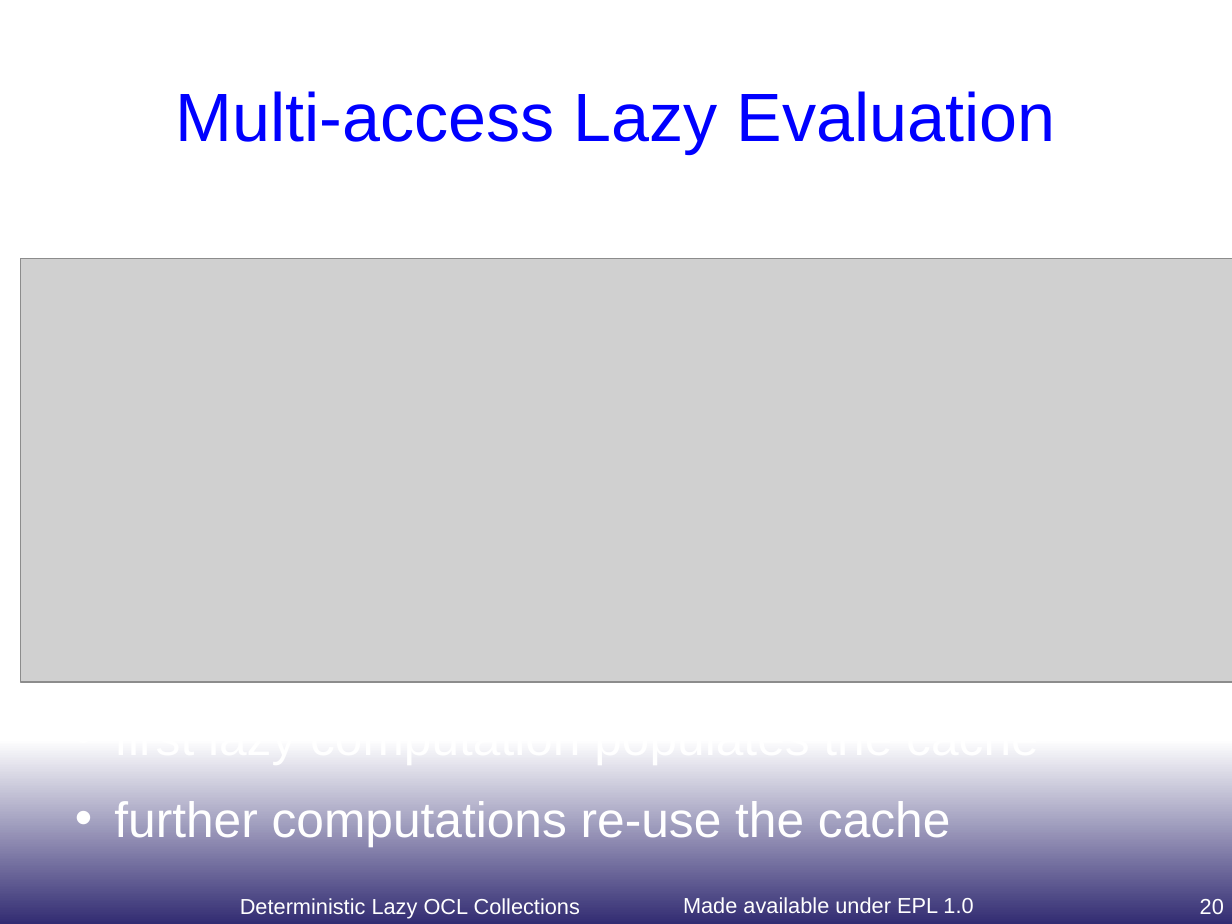
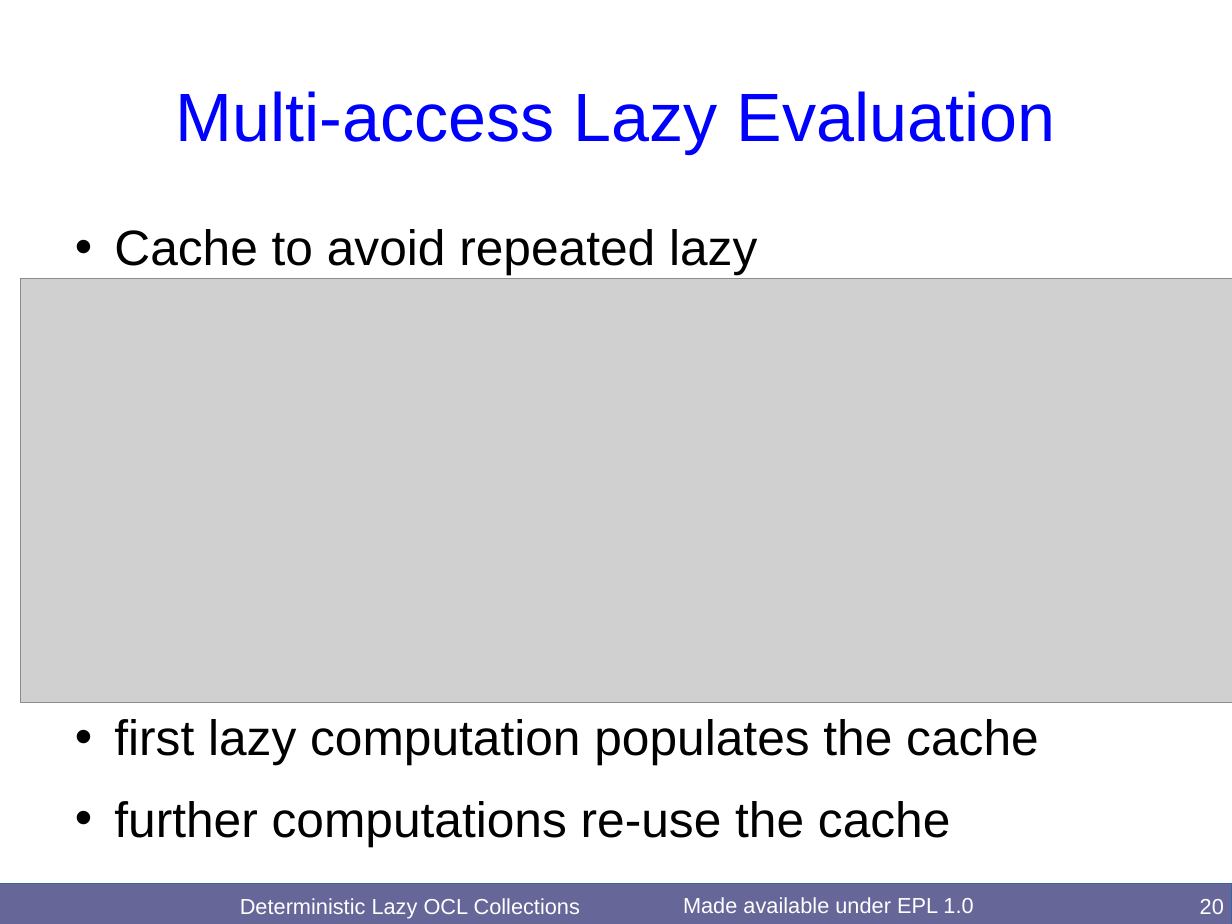
Before and after one commit to eclipse-ocl/ocl-website, a slide deck: slide 20 of ocl/docs/publications/OCL2017Evaluation/LazyDeterminism.odp. Drawn at 1232x924 pixels with LibreOffice and Linux fonts; fonts in the diff are those of the drawing; grey boxes stand for pictures. Boxes give left, top, right and bottom in pixels: in the first picture for what was removed or moved away, otherwise in the second. Text is boxed around its words. In the diff, an @@ line names an element or a change of style, - is before the commit and + after.

Commit message:
[ocl] OCL 2017 workshop on Lazy Deterministic Collections (slides))

```diff
--- a/ocl/docs/publications/OCL2017Evaluation/LazyDeterminism.odp
+++ b/ocl/docs/publications/OCL2017Evaluation/LazyDeterminism.odp
@@ background gradient #FFFFFF to #322C72 to #FFFFFF @@
@@ text "Cache to avoid repeated lazy" at (114,229,1039,846): text colour #FFFFFF to #000000 @@
@@ picture: place and size @@
-picture at (20,258,1232,682)
+picture at (20,278,1232,702)
@@ rectangle added at (0,884,1232,924), fill #666699, outline #3465A4 0 pt @@
```
Also in this commit, not shown: 28 other slides changed, 1 other file.
